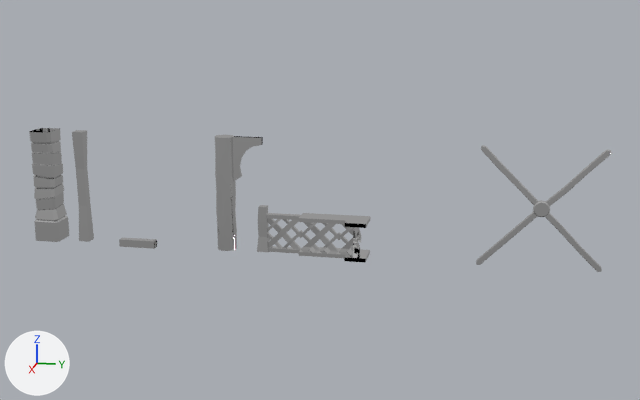
The FBX model Assets/Art/Models/Environment/Architecture/Support Beams & Pillars.fbx as it was, and as the next commit left it.
Before and after are seen from a 50 mm camera at (2.63, 9.83, 6.84) aimed at (-19.0, 5.5, 1.43). The lights are fixed; the arrows at lower left show +X, +Y and +Z. Where no turn or scale is listed for an object, it has been applied to the vertices. Vertices at the same position are counted once.

Objects in the first picture: 'Banister', 'BanisterPole', 'BanisterWide', 'BanisterWideCorner', 'PillarStone', 'PillarWood', 'PillarWoodArch', 'SupportBeamHorizontal', 'SupportBeamVertical', 'WallWoodBracerCross'.
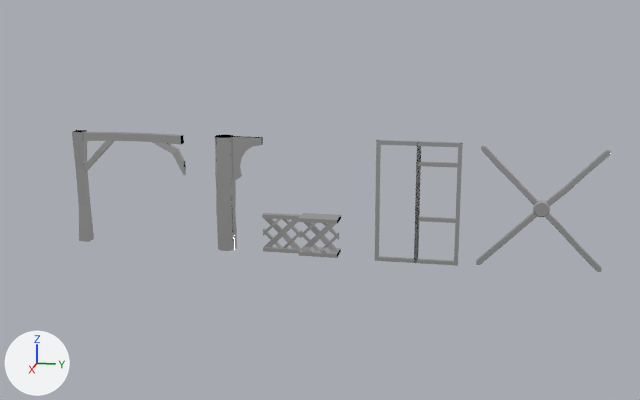
Pixel boxes [x1, y1, x2, y2] of what changed, in the pictures (640 x 400 px):
'PillarStone', deleted: before [29, 128, 69, 242]
'WallWoodBracer', added: after [375, 140, 421, 263]
'WallWoodBracerWindow', added: after [416, 141, 463, 266]
'BanisterWideCorner', deleted: before [337, 215, 370, 262]
'SupportBeamHorizontal', reshaped (15% shorter): before [119, 237, 157, 249]; after [113, 132, 151, 142]
'SupportBeamAttachmentArched', added: after [149, 133, 186, 176]
'SupportBeamAttachmentStraight', added: after [83, 132, 115, 172]
'BanisterPole', deleted: before [257, 205, 270, 252]
part 1 of me_supportbeamhorizontal, deleted: before [119, 237, 157, 249]
part 2 of me_supportbeamhorizontal, added: after [113, 132, 151, 142]

The change, as a diff of the scene's bpy script:
```diff
--- a/Assets/Art/Models/Environment/Architecture/Support Beams & Pillars.fbx.py
+++ b/Assets/Art/Models/Environment/Architecture/Support Beams & Pillars.fbx.py
@@ me_supportbeamhorizontal @@
 # used by ob_supportbeamhorizontal; location = (-19.0, 0.5, 0.0)
-me_supportbeamhorizontal.from_pydata(...)  # 16 vertices, 14 faces; spans x -0.104..0.104, y -0.5..0.5, z -0.103..0.103
+me_supportbeamhorizontal.from_pydata(...)  # 16 vertices, 12 faces; spans x -0.107..0.1, y -0.5..0.5, z 2.797..3.003
+# me_supportbeamhorizontal part 1: 16 vertices removed from x -0.104..0.104, y -0.5..0.5, z -0.103..0.103
+# me_supportbeamhorizontal part 2: 16 vertices added at x -0.107..0.1, y -0.5..0.5, z 2.797..3.003
 me_supportbeamhorizontal.materials.append(mat_imphenziapixpal)
@@ me_supportbeamattachmentstraight @@
+me_supportbeamattachmentstraight.from_pydata(...)  # 28 vertices, 20 faces; spans x -0.108..0.107, y 0.1..1.0, z 1.9..3.0
+me_supportbeamattachmentstraight.materials.append(mat_imphenziapixpal)  # its picture is missing
@@ me_wallwoodbracer @@
+me_wallwoodbracer.from_pydata(...)  # 64 vertices, 48 faces; spans x 0.04..0.15, y -0.55..0.55, z 0.0..3.1
+me_wallwoodbracer.materials.append(mat_imphenziapixpal)  # its picture is missing
@@ me_wallwoodbracerwindow @@
+me_wallwoodbracerwindow.from_pydata(...)  # 96 vertices, 72 faces; spans x 0.04..0.15, y -0.55..0.55, z 0.0..3.1
+me_wallwoodbracerwindow.materials.append(mat_imphenziapixpal)  # its picture is missing
@@ me_supportbeamattachmentarched @@
+me_supportbeamattachmentarched.from_pydata(...)  # 20 vertices, 12 faces; spans x -0.104..0.106, y -1.0..-0.1, z 1.925..3.0
+me_supportbeamattachmentarched.materials.append(mat_imphenziapixpal)  # its picture is missing
@@ ob_banisterpole @@
-ob_banisterpole = bpy.data.objects.new('BanisterPole', me_banisterpole)
-ob_banisterpole.location = (-19.0, 4.0, 0.0)
@@ ob_pillarstone @@
-ob_pillarstone = bpy.data.objects.new('PillarStone', me_pillarstone)
-ob_pillarstone.location = (-19.0, -2.0, 0.0)
@@ ob_banisterwidecorner @@
-ob_banisterwidecorner = bpy.data.objects.new('BanisterWideCorner', me_banisterwidecorner_001)
-ob_banisterwidecorner.location = (-19.0, 6.5, 0.0)
@@ ob_supportbeamattachmentstraight @@
+ob_supportbeamattachmentstraight = bpy.data.objects.new('SupportBeamAttachmentStraight', me_supportbeamattachmentstraight)
+ob_supportbeamattachmentstraight.location = (-19.0, -1.0, 0.0)
@@ ob_wallwoodbracer @@
+ob_wallwoodbracer = bpy.data.objects.new('WallWoodBracer', me_wallwoodbracer)
+ob_wallwoodbracer.location = (-19.0, 7.5, -0.05)
@@ ob_wallwoodbracerwindow @@
+ob_wallwoodbracerwindow = bpy.data.objects.new('WallWoodBracerWindow', me_wallwoodbracerwindow)
+ob_wallwoodbracerwindow.location = (-19.0, 8.5, -0.05)
@@ ob_supportbeamattachmentarched @@
+ob_supportbeamattachmentarched = bpy.data.objects.new('SupportBeamAttachmentArched', me_supportbeamattachmentarched)
+ob_supportbeamattachmentarched.location = (-19.0, 2.0, 0.0)
```
